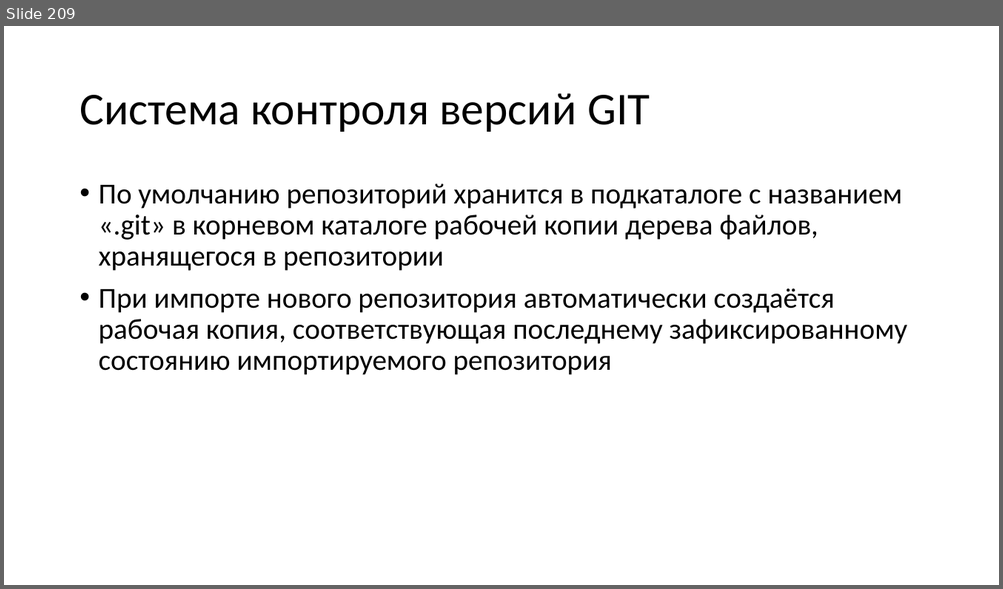
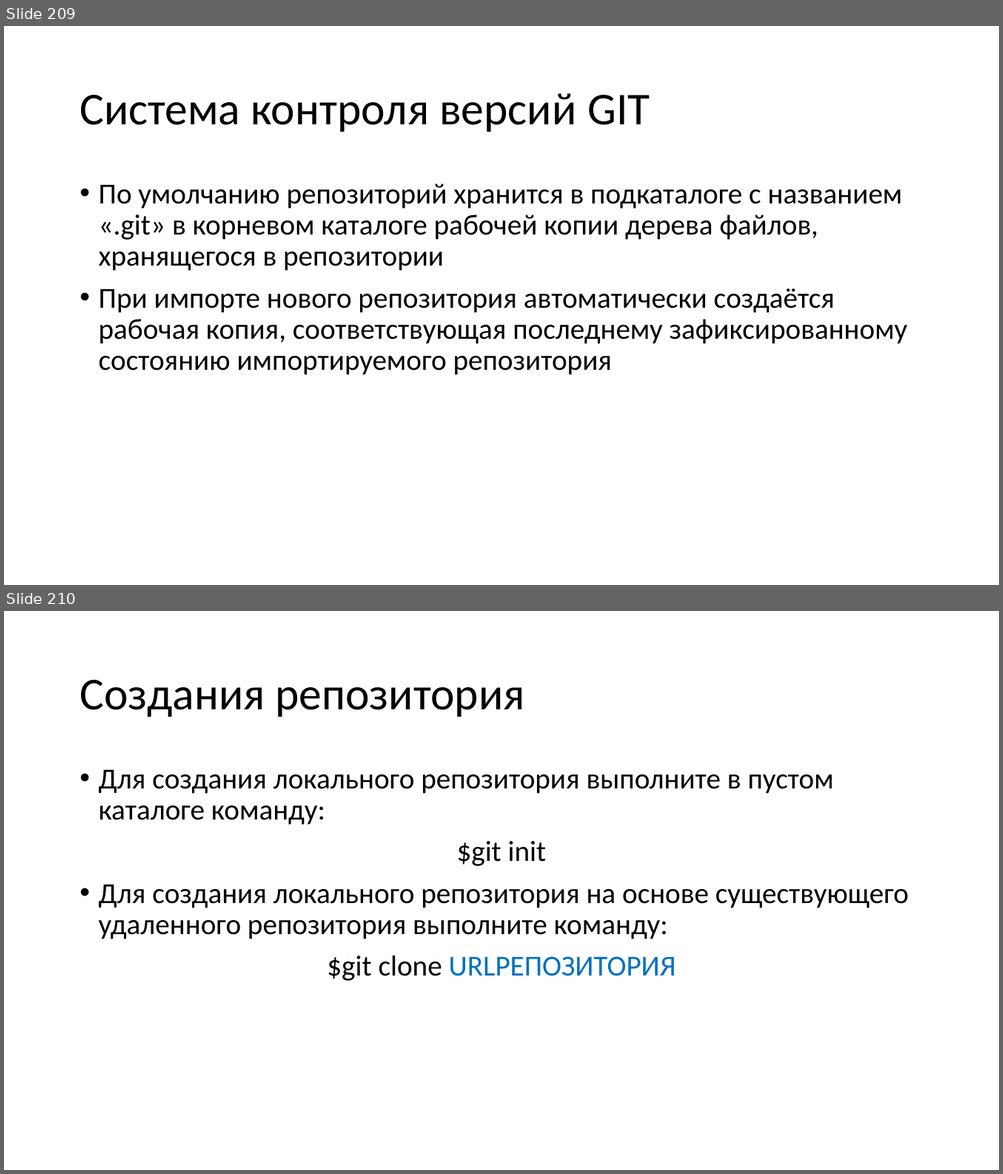
Before and after one commit to paveltsytovich/telegram-course, a slide deck: Presentation/Разработка ботов для телеграмм на Python.pptx. Shown one above the other, each under a label of ours: slide 209 before the commit, slides 209 and 210 after it. The pictures are 1003x589 and 1003x1174 pixels, drawn with LibreOffice and Linux fonts; fonts in the diff are those of the drawing. Boxes give left, top, right and bottom in pixels: in the first picture for what was removed or moved away, otherwise in the second. Text is boxed around its words. In the diff, an @@ line names an element or a change of style, - is before the commit and + after.

```diff
--- a/Presentation/Разработка ботов для телеграмм на Python.pptx
+++ b/Presentation/Разработка ботов для телеграмм на Python.pptx
@@ slide 210 added at <box>4,611,999,1170</box>, background #FFFFFF @@
@@ title added at <box>79,680,524,717</box>, 44 pt, text #000000 @@
+Создания репозитория
@@ text added at <box>99,770,908,981</box>, 28 pt, text #000000 @@
+• Для создания локального репозитория выполните в пустом каталоге команду:
+$git init
+• Для создания локального репозитория на основе существующего удаленного репозитория выполните команду:
+$git clone URLРЕПОЗИТОРИЯ
```
Also in this commit, not shown: 2 slides changed, 10 other slides added.
